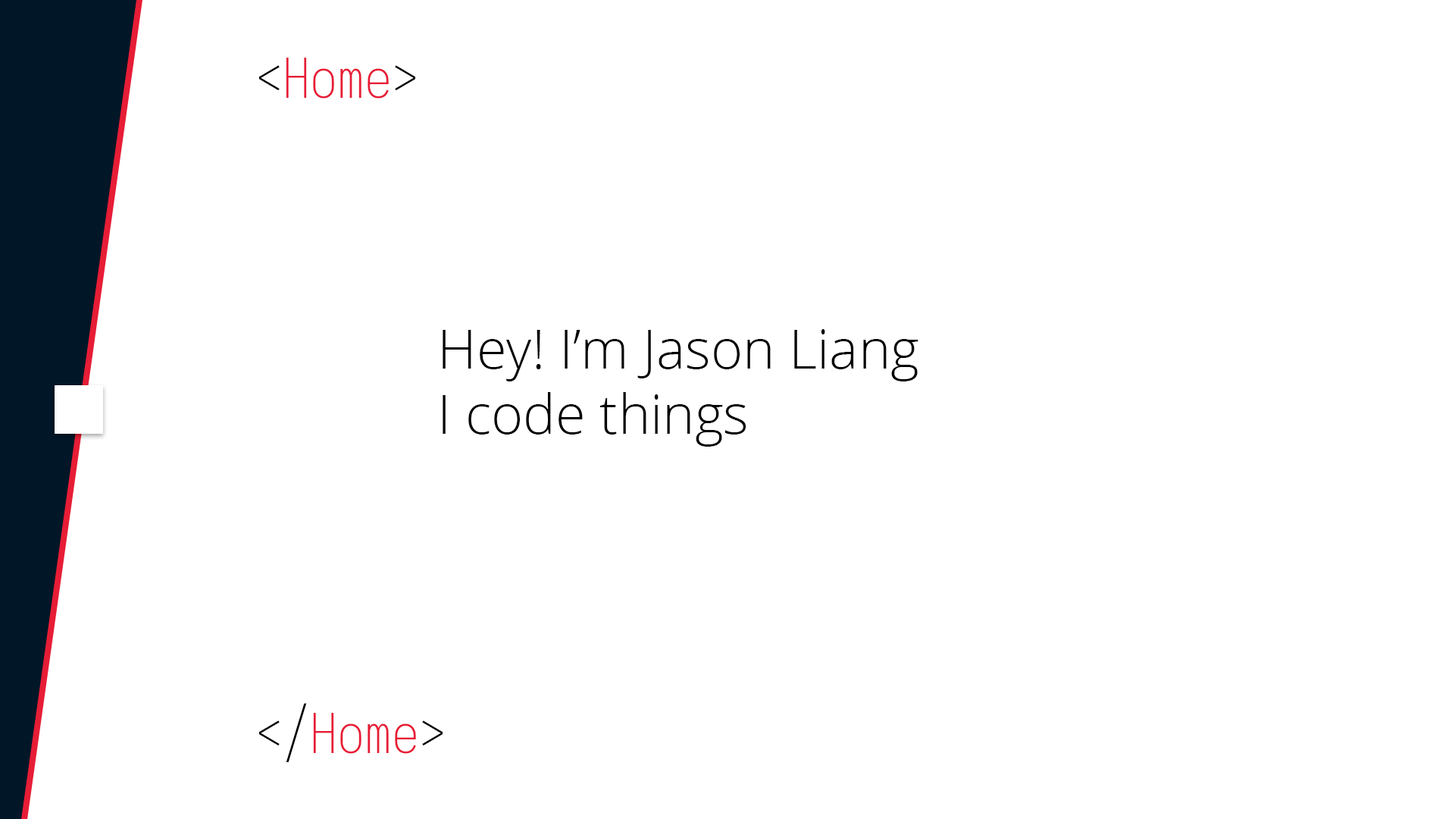
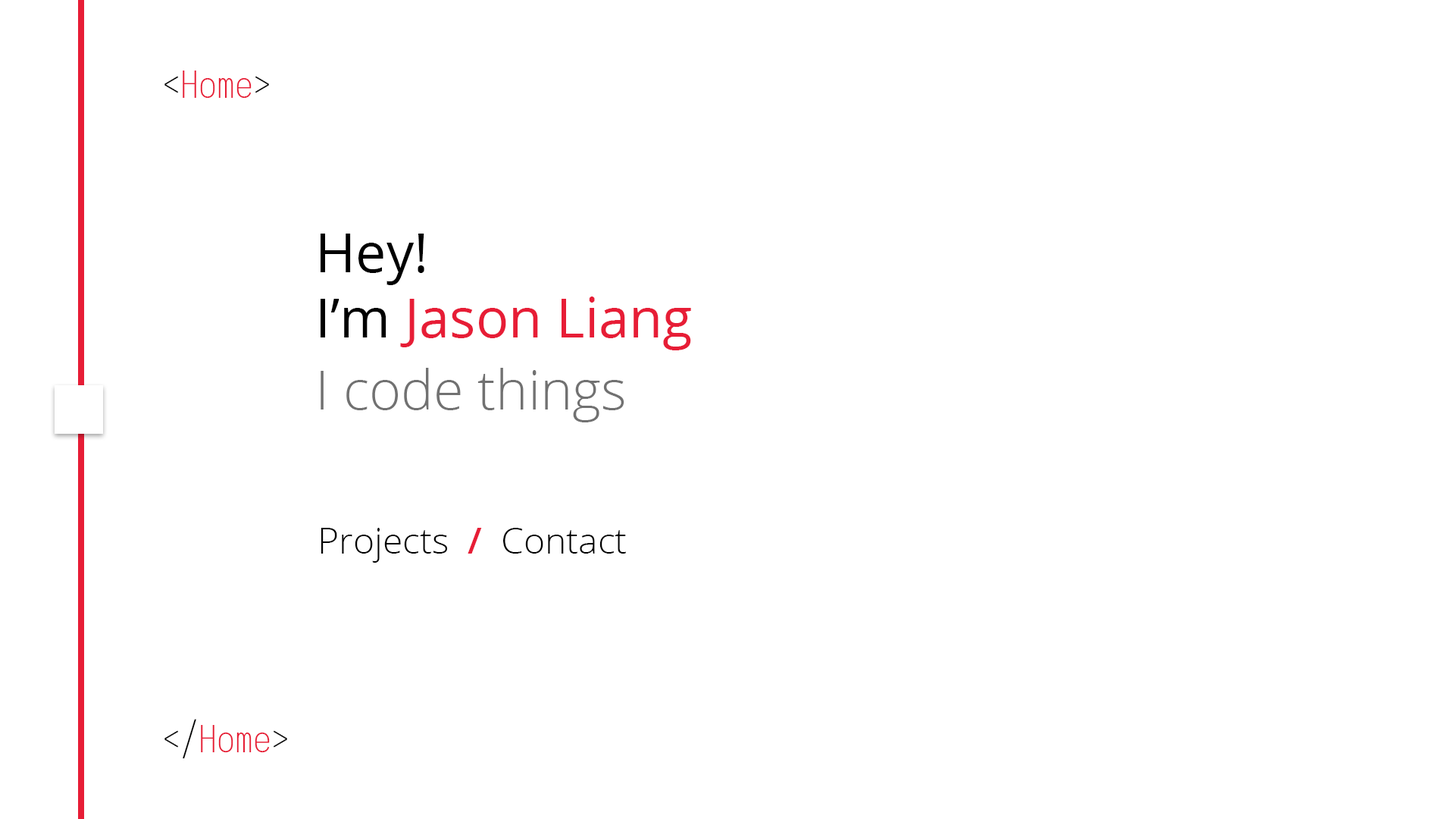
Layered file, before and after one edit (1455px x 819px). Changes by layer:
added group "Menu" with 4 layers above "Home" over [0, 0, 104, 819]
added group "MenuBackground" with 2 layers in group "Menu" over [0, 0, 85, 819]
moved "MenuSkew" into group "MenuBackground", painted on it over [0, 0, 137, 819]
moved "MenuSkewAccent" into group "MenuBackground", painted on it over [0, 0, 143, 819]
added group "Home" with 6 layers above "Background" over [0, 0, 919, 819]
added layer "I code things" (71%) in group "Home" over [320, 367, 625, 423]
moved "TextContent" into group "Home", painted on it over [320, 233, 919, 447]
added layer "Links" (1st of 2, in "Home") in group "Home" over [320, 527, 627, 563]
moved "TextWrap" into group "Home", painted on it over [164, 57, 443, 762]
added layer "HomeBackground" in group "Home" over [0, 0, 919, 819]
hid "Background", painted on it over [0, 0, 919, 819]
